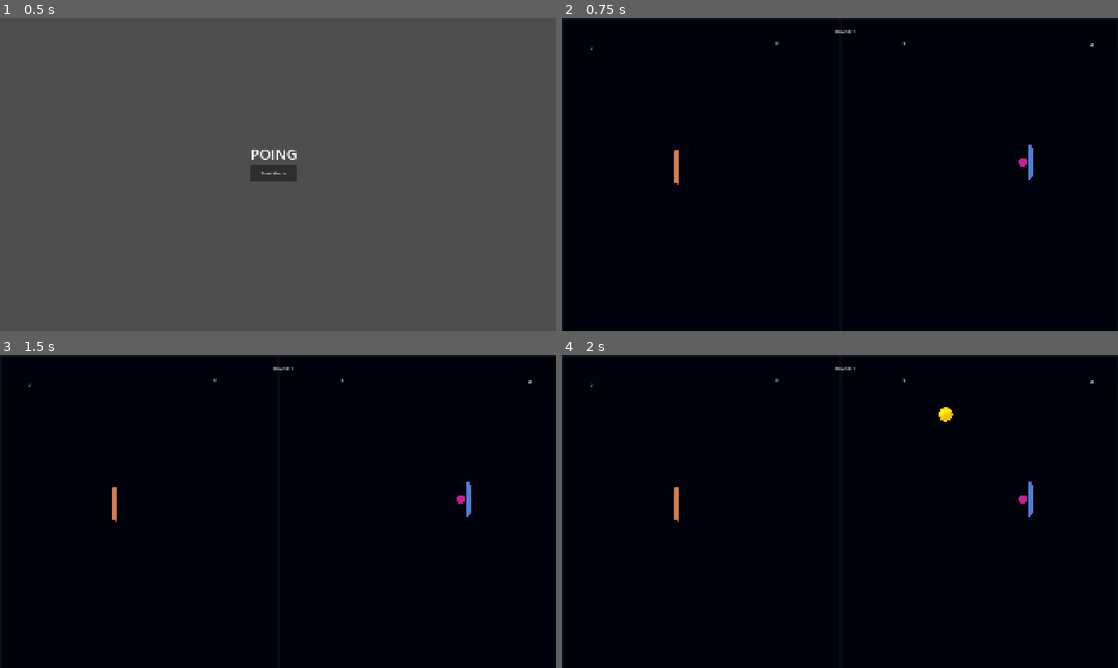
Above: before the commit, frames 1-4 (two rows, left to right).
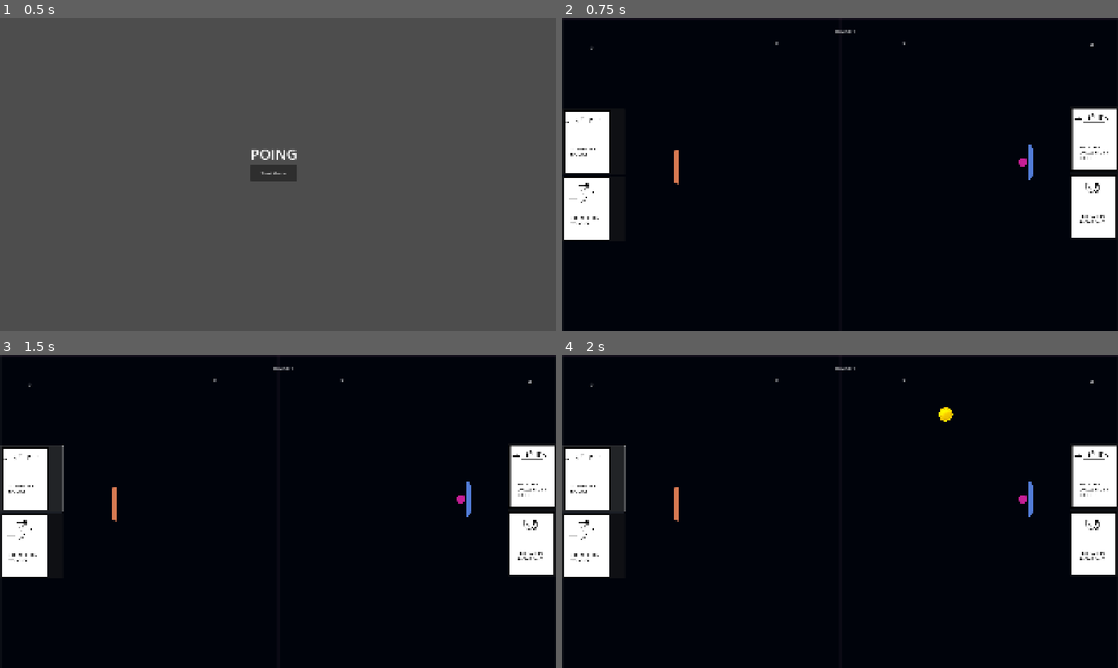
Above: after the commit, the same moments.

Repository: seemantsingh-code/pong-3
Game: Godot game, scene res://menu.tscn
Two runs of this game, one before a commit and one after it. Both use one fixed random seed, a clock stepped at 60 frames per second and the inputs below.
Inputs (mouse positions are in pixels of both pictures, inside the frame that each line leads up to):
- Up to frame 1 (0.5 s): no input
- Up to frame 2 (0.75 s): click "Start Game" at 0.5 s
- Up to frame 3 (1.5 s): click (33, 477) at 1.27 s
- Up to frame 4 (2 s): no input

Frame 1 is identical in both runs. In frame 2, 6.3% of the frame differs, in the area x 0-100%, y 28-71%; in frame 3, 7.1%; in frame 4, 7.1%.

Commit message:
shop and deck ui

Diff:
--- /dev/null
+++ b/deck.tscn
@@ -0,0 +1,23 @@
+[gd_scene load_steps=3 format=3 uid="uid://c4mad8p35iwb3"]
+
+[ext_resource type="Texture2D" uid="uid://dcor3t06l5kv7" path="res://simple-ping-pong-2Dgame-assets/go-big.png" id="1_f0yuw"]
+[ext_resource type="Texture2D" uid="uid://qascfwsvgmfv" path="res://simple-ping-pong-2Dgame-assets/go-fast.png" id="2_rqxj1"]
+
+[node name="deck" type="Control"]
+layout_mode = 3
+anchors_preset = 0
+offset_right = 40.0
+offset_bottom = 40.0
+
+[node name="VBoxContainer" type="VBoxContainer" parent="."]
+layout_mode = 0
+offset_right = 216.0
+offset_bottom = 408.0
+
+[node name="Button" type="Button" parent="VBoxContainer"]
+layout_mode = 2
+icon = ExtResource("1_f0yuw")
+
+[node name="Button2" type="Button" parent="VBoxContainer"]
+layout_mode = 2
+icon = ExtResource("2_rqxj1")
--- /dev/null
+++ b/deck2.tscn
@@ -0,0 +1,23 @@
+[gd_scene load_steps=3 format=3 uid="uid://b8vbq0odokxk1"]
+
+[ext_resource type="Texture2D" uid="uid://cb5uomqbtrhxf" path="res://simple-ping-pong-2Dgame-assets/make-small.png" id="1_gwh6h"]
+[ext_resource type="Texture2D" uid="uid://boch1e6my1c6x" path="res://simple-ping-pong-2Dgame-assets/pull-ball.png" id="2_8i6mr"]
+
+[node name="Control" type="Control"]
+layout_mode = 3
+anchors_preset = 0
+offset_right = 40.0
+offset_bottom = 40.0
+
+[node name="VBoxContainer" type="VBoxContainer" parent="."]
+layout_mode = 0
+offset_right = 40.0
+offset_bottom = 40.0
+
+[node name="Button" type="Button" parent="VBoxContainer"]
+layout_mode = 2
+icon = ExtResource("1_gwh6h")
+
+[node name="Button2" type="Button" parent="VBoxContainer"]
+layout_mode = 2
+icon = ExtResource("2_8i6mr")
--- a/game.tscn
+++ b/game.tscn
@@ -8,6 +8,8 @@
 [ext_resource type="PackedScene" uid="uid://bujgi4687wuq6" path="res://line_right.tscn" id="6_eow3j"]
 [ext_resource type="PackedScene" uid="uid://5x8vpnfjqhqb" path="res://ball.tscn" id="7_eow3j"]
 [ext_resource type="Script" uid="uid://dglcqe2trtr6m" path="res://coin_spawner.gd" id="8_j5wjh"]
+[ext_resource type="PackedScene" uid="uid://c4mad8p35iwb3" path="res://deck.tscn" id="9_vef74"]
+[ext_resource type="PackedScene" uid="uid://b8vbq0odokxk1" path="res://deck2.tscn" id="10_hve3p"]
 
 [node name="game" type="Node2D"]
 
@@ -39,9 +41,6 @@
 [node name="line_right" parent="." instance=ExtResource("6_eow3j")]
 position = Vector2(1976, 0)
 scale = Vector2(1, 1.68)
-
-[node name="ball" parent="." instance=ExtResource("7_eow3j")]
-position = Vector2(968, 320)
 
 [node name="p2score" type="Label" parent="."]
 offset_left = 1176.0
@@ -80,3 +79,16 @@
 offset_right = 1056.0
 offset_bottom = 55.0
 text = "Round: 1"
+
+[node name="deck" parent="." instance=ExtResource("9_vef74")]
+offset_top = 312.0
+offset_bottom = 352.0
+
+[node name="deck2" parent="." instance=ExtResource("10_hve3p")]
+offset_left = 1752.0
+offset_top = 304.0
+offset_right = 1792.0
+offset_bottom = 344.0
+
+[node name="ball" parent="." instance=ExtResource("7_eow3j")]
+position = Vector2(968, 320)
--- a/line_left.gd
+++ b/line_left.gd
@@ -20,7 +20,7 @@
 			score = 0
 			get_node("../p2score").text = str(0)
 			get_node("../round_label").text = "Round: " + str(Global.round_number)
-			get_tree().change_scene_to_file("res://shop.tscn")
+			get_tree().change_scene_to_file("res://shop_2.tscn")
 		else:
 			Global.level_winner[str(Global.round_number)] = "Player 2"
 			Global.winner = get_match_winner(Global.level_winner)
--- a/line_right.gd
+++ b/line_right.gd
@@ -21,7 +21,7 @@
 			score = 0
 			get_node("../p1score").text = str(0)
 			get_node("../round_label").text = "Round: " + str(Global.round_number)
-			get_tree().change_scene_to_file("res://shop.tscn")
+			get_tree().change_scene_to_file("res://shop_2.tscn")
 		else:
 			Global.level_winner[str(Global.round_number)] = "Player 1"
 			Global.winner = get_match_winner(Global.level_winner)
--- /dev/null
+++ b/shop_2.gd
@@ -0,0 +1,5 @@
+extends Control
+
+
+func _on_button_pressed() -> void:
+	pass # Replace with function body.
--- /dev/null
+++ b/shop_2.tscn
@@ -0,0 +1,108 @@
+[gd_scene load_steps=7 format=3 uid="uid://c33qoh3umnedp"]
+
+[ext_resource type="Script" uid="uid://cjgdkfynvi5na" path="res://shop_2.gd" id="1_1qvy3"]
+[ext_resource type="Texture2D" uid="uid://cl8cnwco0b4mk" path="res://simple-ping-pong-2Dgame-assets/storebg.png" id="1_1w84b"]
+[ext_resource type="Texture2D" uid="uid://dcor3t06l5kv7" path="res://simple-ping-pong-2Dgame-assets/go-big.png" id="2_1qvy3"]
+[ext_resource type="Texture2D" uid="uid://qascfwsvgmfv" path="res://simple-ping-pong-2Dgame-assets/go-fast.png" id="3_ufonj"]
+[ext_resource type="Texture2D" uid="uid://cb5uomqbtrhxf" path="res://simple-ping-pong-2Dgame-assets/make-small.png" id="4_1p2af"]
+[ext_resource type="Texture2D" uid="uid://boch1e6my1c6x" path="res://simple-ping-pong-2Dgame-assets/pull-ball.png" id="5_8x0uy"]
+
+[node name="shop2" type="Control"]
+layout_mode = 3
+anchors_preset = 15
+anchor_right = 1.0
+anchor_bottom = 1.0
+grow_horizontal = 2
+grow_vertical = 2
+script = ExtResource("1_1qvy3")
+
+[node name="TextureRect" type="TextureRect" parent="."]
+layout_mode = 0
+offset_right = 40.0
+offset_bottom = 40.0
+texture = ExtResource("1_1w84b")
+
+[node name="HBoxContainer" type="HBoxContainer" parent="."]
+layout_mode = 0
+offset_top = 328.0
+offset_right = 960.0
+offset_bottom = 584.0
+alignment = 1
+
+[node name="VBoxContainer" type="VBoxContainer" parent="HBoxContainer"]
+layout_mode = 2
+theme_override_constants/separation = 100
+
+[node name="HBoxContainer" type="HBoxContainer" parent="HBoxContainer/VBoxContainer"]
+layout_mode = 2
+theme_override_constants/separation = 200
+
+[node name="VBoxContainer" type="VBoxContainer" parent="HBoxContainer/VBoxContainer/HBoxContainer"]
+layout_mode = 2
+
+[node name="TextureRect" type="TextureRect" parent="HBoxContainer/VBoxContainer/HBoxContainer/VBoxContainer"]
+layout_mode = 2
+texture = ExtResource("2_1qvy3")
+
+[node name="Button" type="Button" parent="HBoxContainer/VBoxContainer/HBoxContainer/VBoxContainer"]
+layout_mode = 2
+text = "Buy"
+
+[node name="VBoxContainer2" type="VBoxContainer" parent="HBoxContainer/VBoxContainer/HBoxContainer"]
+layout_mode = 2
+
+[node name="TextureRect" type="TextureRect" parent="HBoxContainer/VBoxContainer/HBoxContainer/VBoxContainer2"]
+layout_mode = 2
+texture = ExtResource("3_ufonj")
+
+[node name="Button" type="Button" parent="HBoxContainer/VBoxContainer/HBoxContainer/VBoxContainer2"]
+layout_mode = 2
+text = "Buy"
+
+[node name="Button" type="Button" parent="HBoxContainer/VBoxContainer"]
+layout_mode = 2
+text = "Play"
+
+[node name="HBoxContainer2" type="HBoxContainer" parent="."]
+layout_mode = 0
+offset_left = 968.0
+offset_top = 320.0
+offset_right = 1920.0
+offset_bottom = 712.0
+alignment = 1
+
+[node name="VBoxContainer" type="VBoxContainer" parent="HBoxContainer2"]
+layout_mode = 2
+theme_override_constants/separation = 100
+
+[node name="HBoxContainer" type="HBoxContainer" parent="HBoxContainer2/VBoxContainer"]
+layout_mode = 2
+theme_override_constants/separation = 200
+
+[node name="VBoxContainer" type="VBoxContainer" parent="HBoxContainer2/VBoxContainer/HBoxContainer"]
+layout_mode = 2
+
+[node name="TextureRect" type="TextureRect" parent="HBoxContainer2/VBoxContainer/HBoxContainer/VBoxContainer"]
+layout_mode = 2
+texture = ExtResource("4_1p2af")
+
+[node name="Button" type="Button" parent="HBoxContainer2/VBoxContainer/HBoxContainer/VBoxContainer"]
+layout_mode = 2
+text = "Buy"
+
+[node name="VBoxContainer2" type="VBoxContainer" parent="HBoxContainer2/VBoxContainer/HBoxContainer"]
+layout_mode = 2
+
+[node name="TextureRect" type="TextureRect" parent="HBoxContainer2/VBoxContainer/HBoxContainer/VBoxContainer2"]
+layout_mode = 2
+texture = ExtResource("5_8x0uy")
+
+[node name="Button" type="Button" parent="HBoxContainer2/VBoxContainer/HBoxContainer/VBoxContainer2"]
+layout_mode = 2
+text = "Buy"
+
+[node name="Button" type="Button" parent="HBoxContainer2/VBoxContainer"]
+layout_mode = 2
+text = "Play"
+
+[connection signal="pressed" from="HBoxContainer/VBoxContainer/HBoxContainer/VBoxContainer/Button" to="." method="_on_button_pressed"]
Not shown: 1 places in game.tscn that only renumber resources
Not shown, added: shop_2.gd.uid
